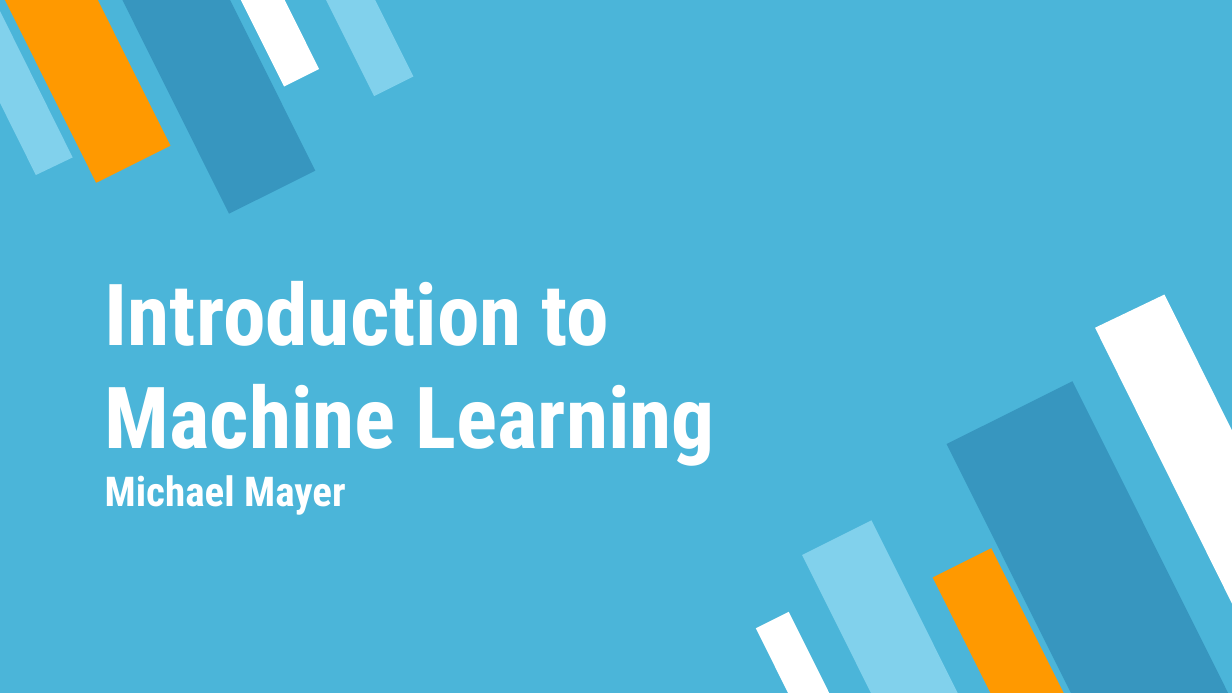
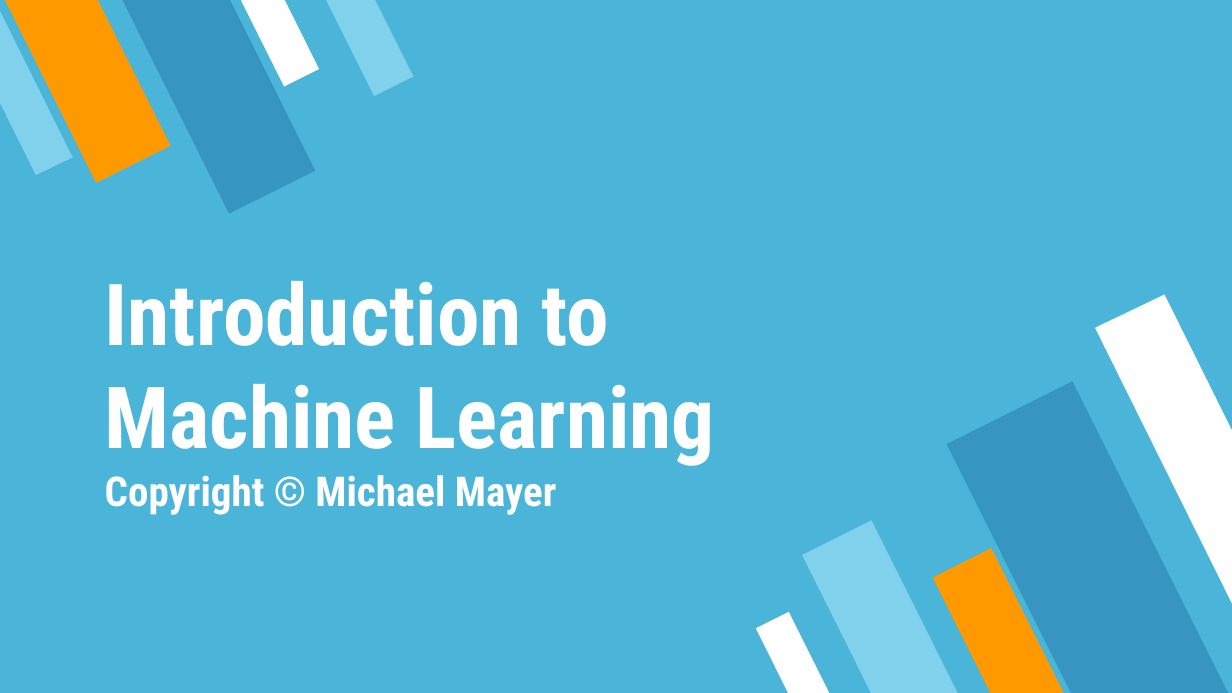
Before and after one commit to mayer79/ml_lecture, a slide deck: slide 1 of slides/ML_Lecture.pptx. Drawn at 1232x693 pixels with LibreOffice and Linux fonts; fonts in the diff are those of the drawing. Boxes give left, top, right and bottom in pixels: in the first picture for what was removed or moved away, otherwise in the second. Text is boxed around its words. In the diff, an @@ line names an element or a change of style, - is before the commit and + after.

Commit message:
copyright to slides

```diff
--- a/slides/ML_Lecture.pptx
+++ b/slides/ML_Lecture.pptx
@@ title at (105,281,715,515): text changed @@
-Introduction to
-Machine Learning
-Michael Mayer
+Introduction to
+Machine Learning
+Copyright © Michael Mayer
```
Also in this commit, not shown: 1 other slide changed, 2 other files.
